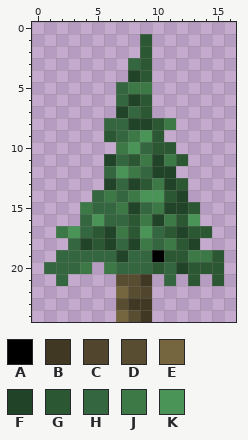
Two states of a pixel-art sprite, gfx/bigtree/bigtree-1.png. That is the earlier state.
The file is 17x25 pixels. Colours within 5 levels of each other are drawn and written as one.
Palette (. is transparent): A #000000  B #413823  C #51462d  D #584d30  E #756640  F #214328  G #2b5733  H #346740  J #3c7946  K #499456
Pixels before, first column x 1:
 1 ........G......
 2 ........G......
 3 .......HG......
 4 .......FG......
 5 ......HJJ......
 6 ......HFG......
 7 ......FHG......
 8 .....HHFFGJ....
 9 .....GHJKG.....
10 ......JKHGG....
11 .....FHGJFJG...
12 .....HKJHFF....
13 .....FHFGJFG...
14 ....HJHJKKGF...
15 ...JHHJFHJFFG..
16 ...HKHHGJFJGK..
17 .JKHGFJGKHGFGG.
18 ..HFGFHFJHJGF..
19 .HHHHHFHHAGGJJG
20 HHHJ.JHHHGHFGGG
21 .H....DDB.H.G.G
22 ......EDC......
23 ......DBB......
24 ......EDB......
The same view after the edit:
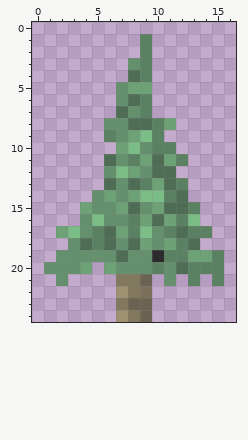
Difference:
Colour A changes from #000000 to #2b2b2b.
Colour B changes from #413823 to #6b6351.
Colour C changes from #51462d to #7b715b.
Colour D changes from #584d30 to #82785e.
Colour E changes from #756640 to #9f9170.
Colour F changes from #214328 to #4f6d55.
Colour G changes from #2b5733 to #5a8161.
Colour H changes from #346740 to #64906e.
Colour J changes from #3c7946 to #6ca275.
Colour K changes from #499456 to #7bbd86.
Changed places in both pictures, as pixel boxes (x1, y1, x2, y2):
changed: (44, 34, 224, 322)
